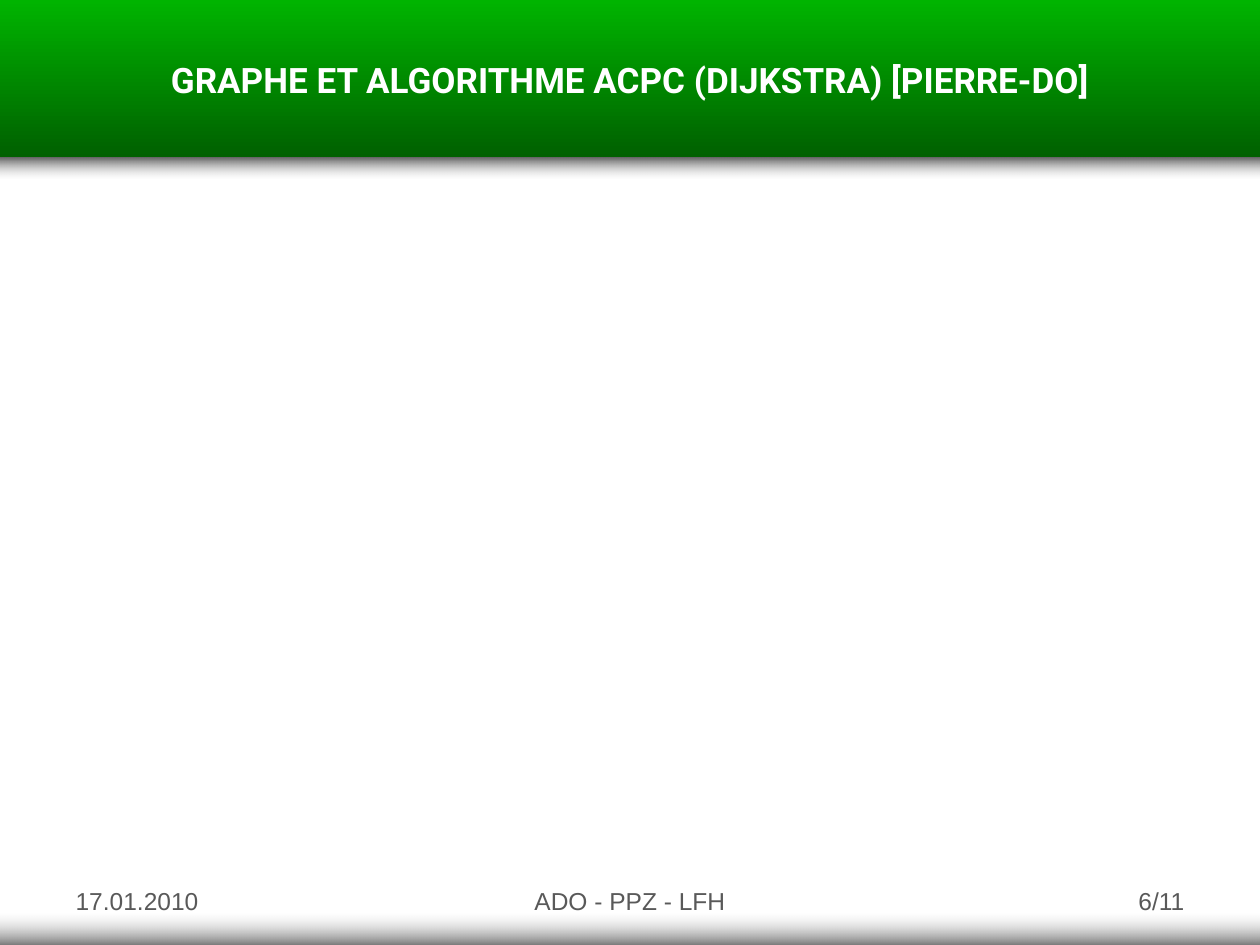
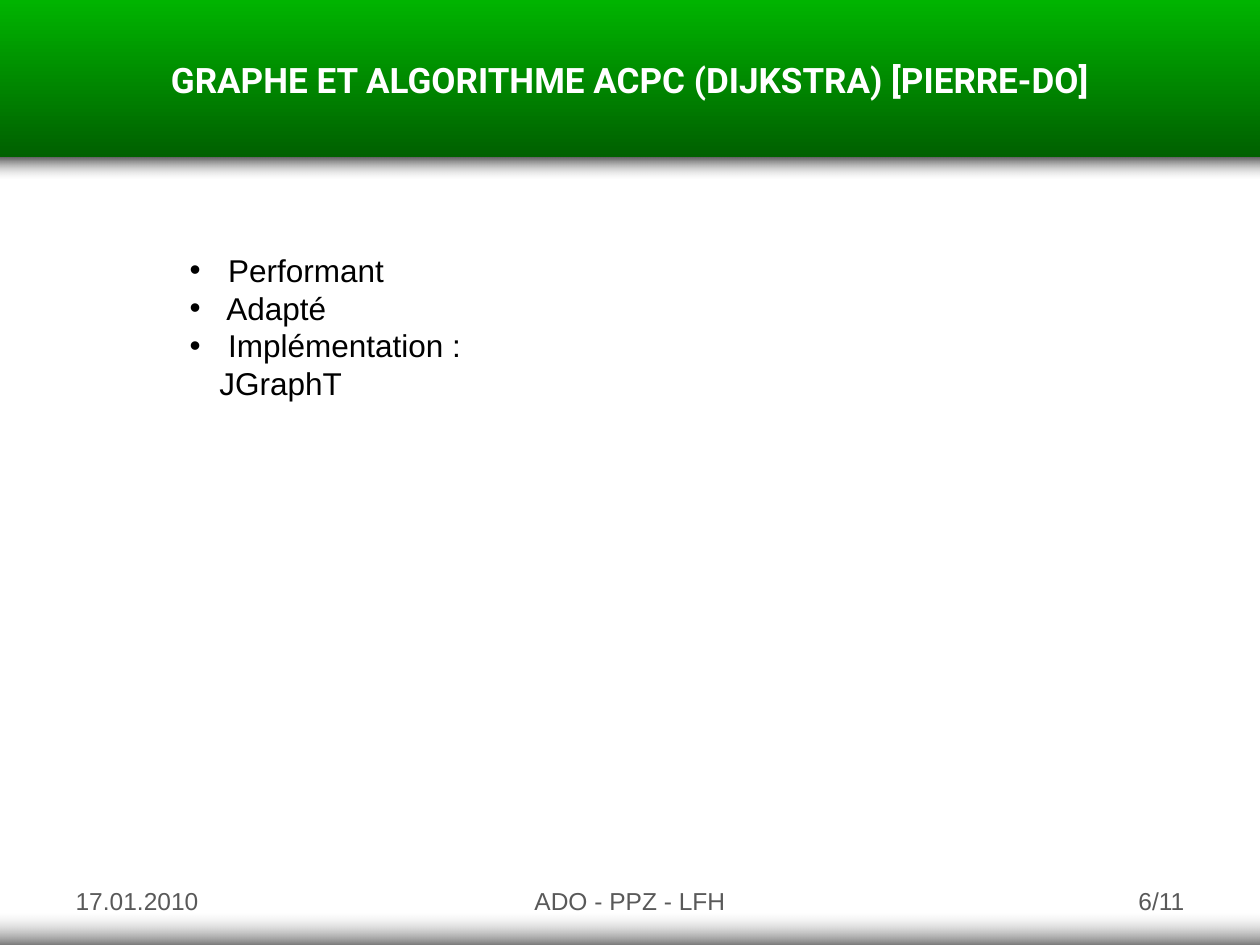
Before and after one commit to goupildb/asd-tower-defense, a slide deck: slide 6 of documents/presentation.pptx. Drawn at 1260x945 pixels with LibreOffice and Linux fonts; fonts in the diff are those of the drawing. Boxes give left, top, right and bottom in pixels: in the first picture for what was removed or moved away, otherwise in the second. Text is boxed around its words. In the diff, an @@ line names an element or a change of style, - is before the commit and + after.

```diff
--- a/documents/presentation.pptx
+++ b/documents/presentation.pptx
@@ text added at (x1=219, y1=259, x2=443, y2=401), 18 pt, text #000000 @@
+• Performant
+• Adapté
+• Implémentation : JGraphT
```
Also in this commit, not shown: 2 other slides changed, 1 slide added.
